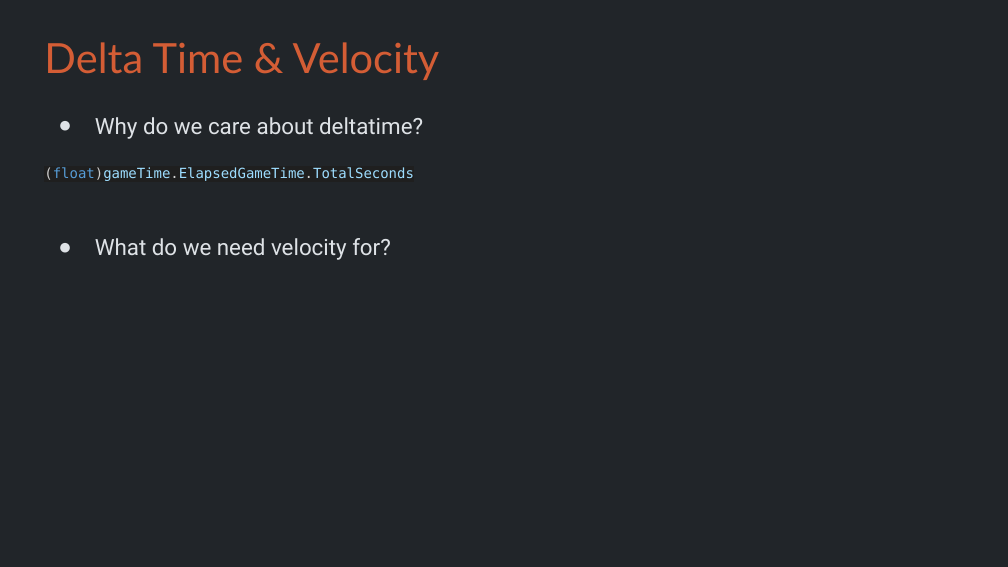
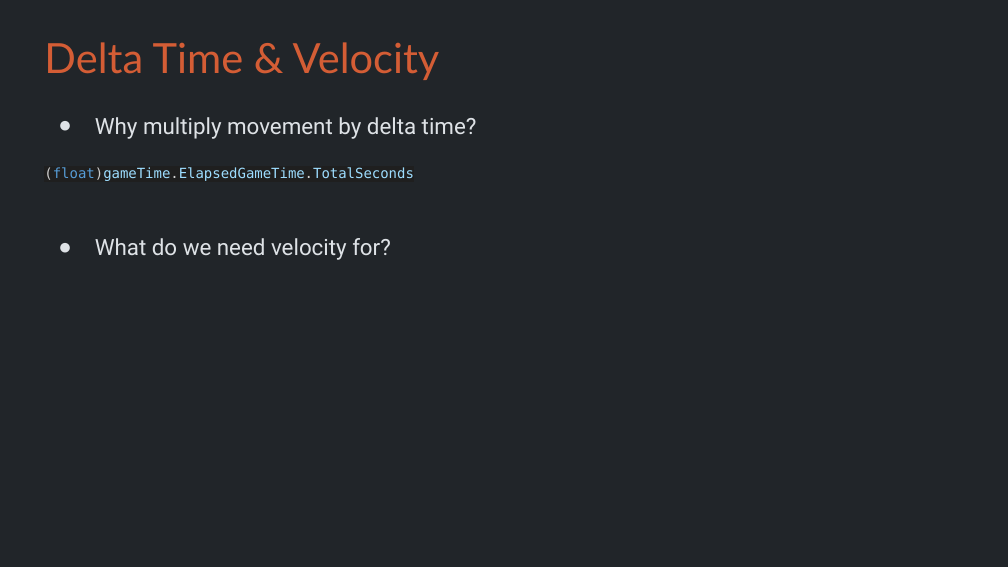
Before and after one commit to Metamate/gar, a slide deck: slide 22 of slides/01 Pong.pptx. Drawn at 1008x567 pixels with LibreOffice and Linux fonts; fonts in the diff are those of the drawing. Boxes give left, top, right and bottom in pixels: in the first picture for what was removed or moved away, otherwise in the second. Text is boxed around its words. In the diff, an @@ line names an element or a change of style, - is before the commit and + after.

```diff
--- a/slides/01 Pong.pptx
+++ b/slides/01 Pong.pptx
@@ text at (95,117,477,139): text changed @@
-● Why do we care about deltatime?
+● Why multiply movement by delta time?
```
Also in this commit, not shown: 2 other slides changed, 6 other files.
